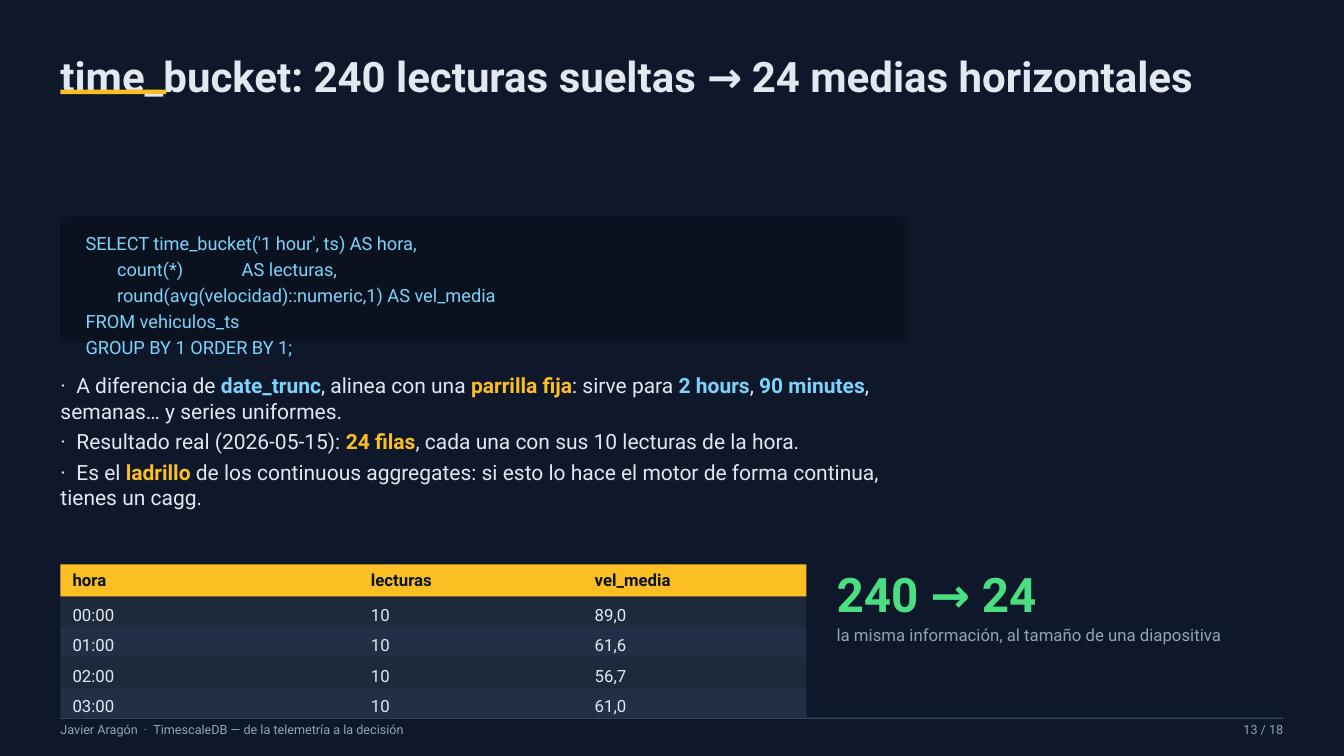
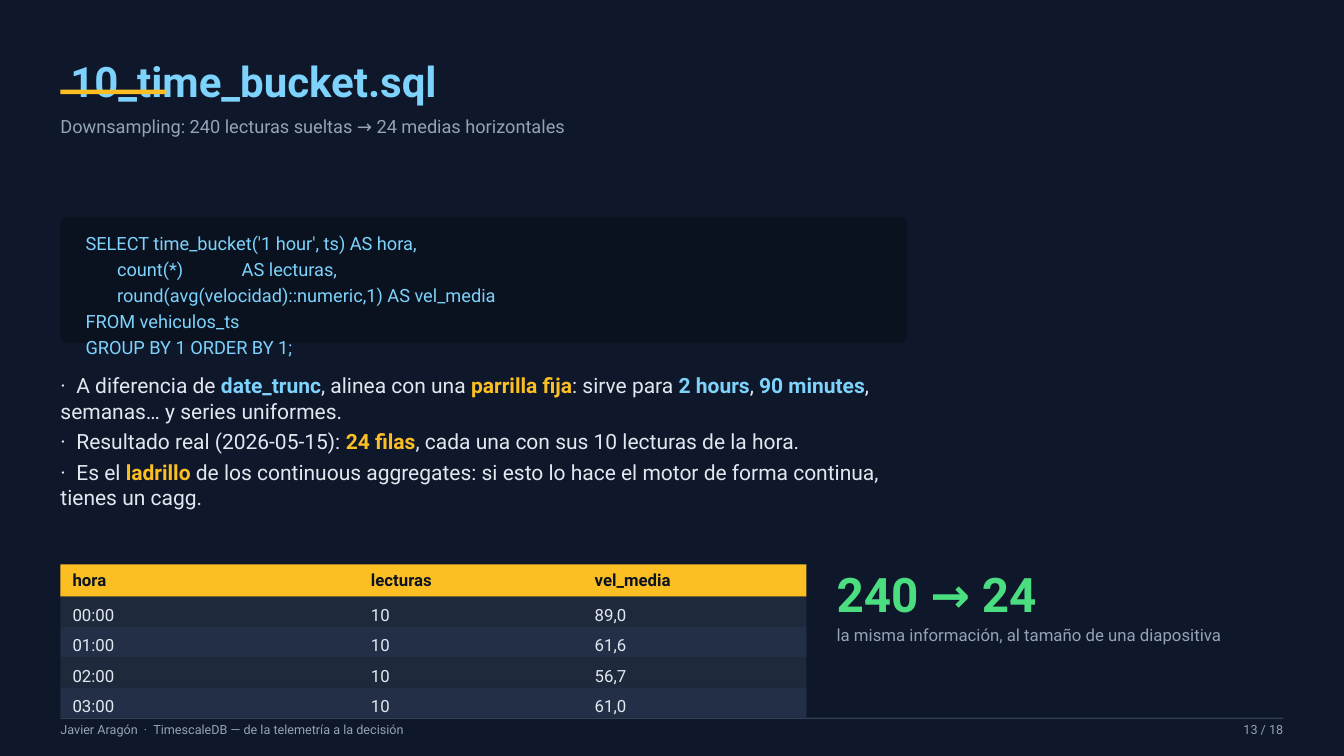
Before and after one commit to xavipuerto/autometrics-demo, a slide deck: slide 13 of presentacion/TimescaleDB-PPT-Javier.pptx. Drawn at 1344x756 pixels with LibreOffice and Linux fonts; fonts in the diff are those of the drawing. Boxes give left, top, right and bottom in pixels: in the first picture for what was removed or moved away, otherwise in the second. Text is boxed around its words. In the diff, an @@ line names an element or a change of style, - is before the commit and + after.

```diff
--- a/presentacion/TimescaleDB-PPT-Javier.pptx
+++ b/presentacion/TimescaleDB-PPT-Javier.pptx
@@ text added at <box>70,65,436,106</box>, 30 pt, text #7DD3FC, bold @@
+10_time_bucket.sql
@@ text at <box>60,119,564,137</box>: text changed; size 30 to 13 pt; text colour #E2E8F0 to #94A3B8; bold off @@
-time_bucket: 240 lecturas sueltas → 24 medias horizontales
+Downsampling: 240 lecturas sueltas → 24 medias horizontales
```
Also in this commit, not shown: 15 other slides changed, 1 other file.
